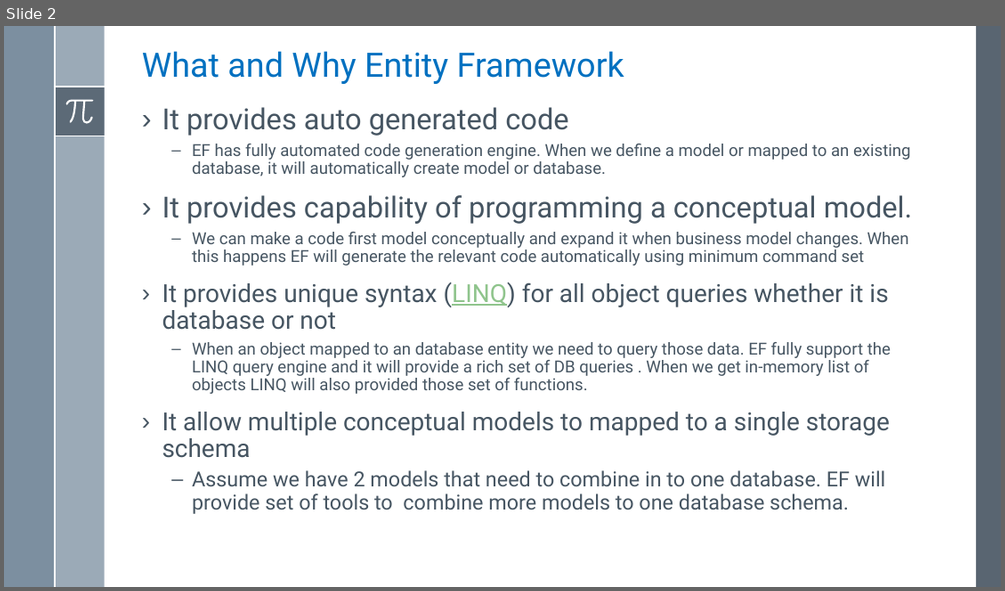
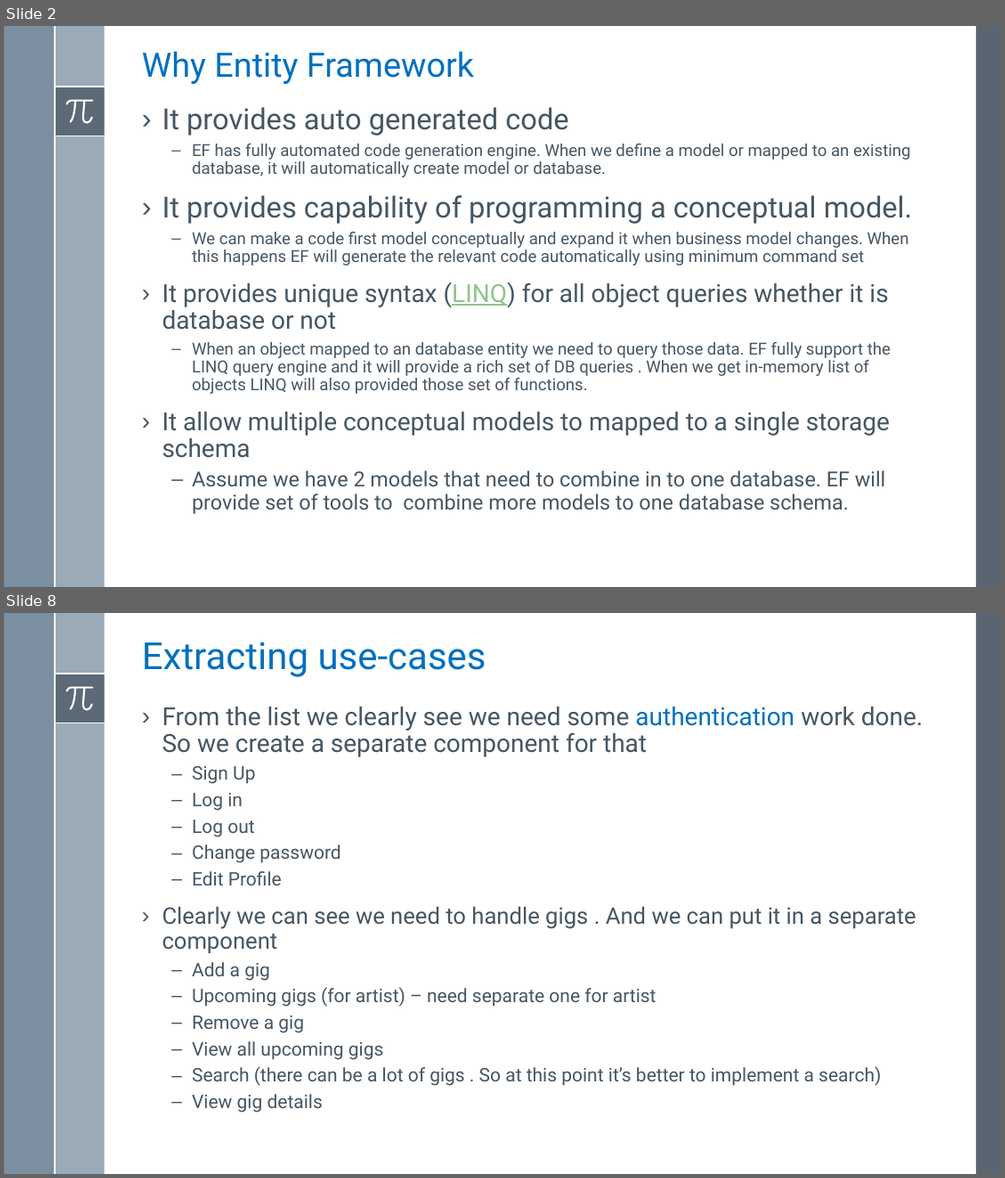
Before and after one commit to asachanxxx/WebApiTraning, a slide deck: Notes/Lesson 1/Lesson 1 - Implement First Bound Context Using Entity Framework.pptx. Shown one above the other, each under a label of ours: slide 2 before the commit, slides 2 and 8 after it; the slides between them are not shown. The pictures are 1005x591 and 1005x1178 pixels, drawn with LibreOffice and Linux fonts; fonts in the diff are those of the drawing. Boxes give left, top, right and bottom in pixels: in the first picture for what was removed or moved away, otherwise in the second. Text is boxed around its words. In the diff, an @@ line names an element or a change of style, - is before the commit and + after.

```diff
--- a/Notes/Lesson 1/Lesson 1 - Implement First Bound Context Using Entity Framework.pptx
+++ b/Notes/Lesson 1/Lesson 1 - Implement First Bound Context Using Entity Framework.pptx
@@ slide 8 added at box(4, 613, 1001, 1174), background #FFFFFF; not listed: 8 template elements that a slide beside it also shows @@
@@ title added at box(142, 641, 486, 677), 36 pt, text #0070C0 @@
+Extracting use-cases
@@ text added at box(162, 706, 922, 1112), 18 pt, text #465562 @@
+› From the list we clearly see we need some authentication work done. So we create a separate component for that
+  – Sign Up
+  – Log in
+  – Log out
+  – Change password
+  – Edit Profile
+› Clearly we can see we need to handle gigs . And we can put it in a separate component
+  – Add a gig
+  – Upcoming gigs (for artist) – need separate one for artist
+  – Remove a gig
+  – View all upcoming gigs
+  – Search (there can be a lot of gigs . So at this point it’s better to implement a search)
+  – View gig details
@@ slide 2 changed as well @@
@@ title at box(142, 51, 474, 84): text changed @@
-What and Why Entity Framework
+Why Entity Framework
```
Also in this commit, not shown: 2 other slides changed, 17 other slides added, 4 other files.
